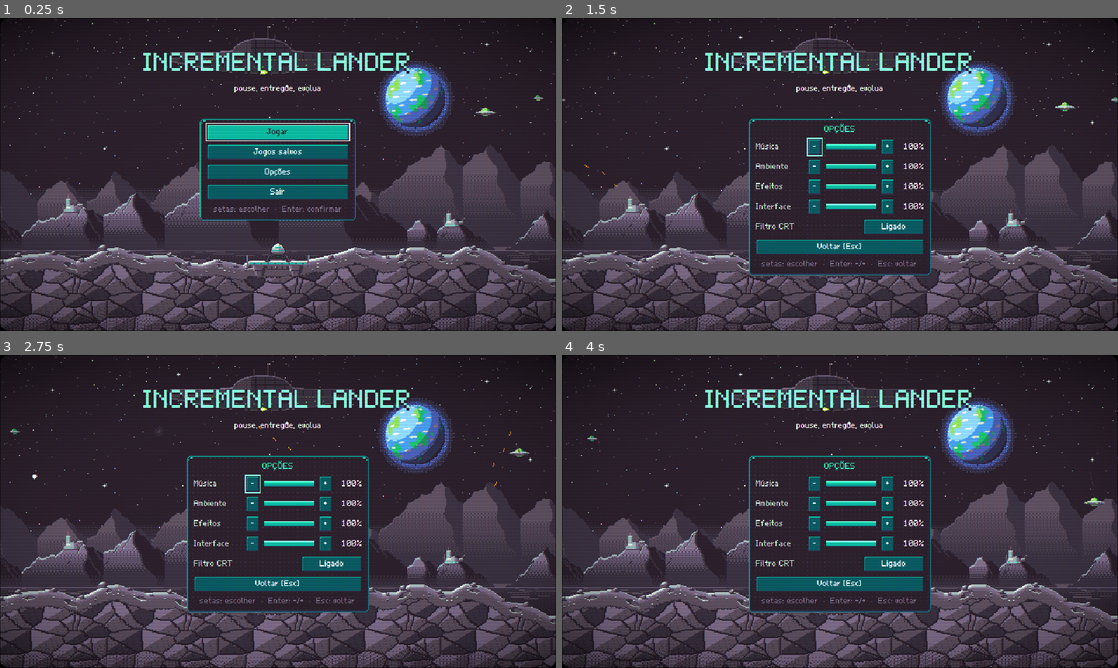
Above: before the commit, frames 1-4 (two rows, left to right).
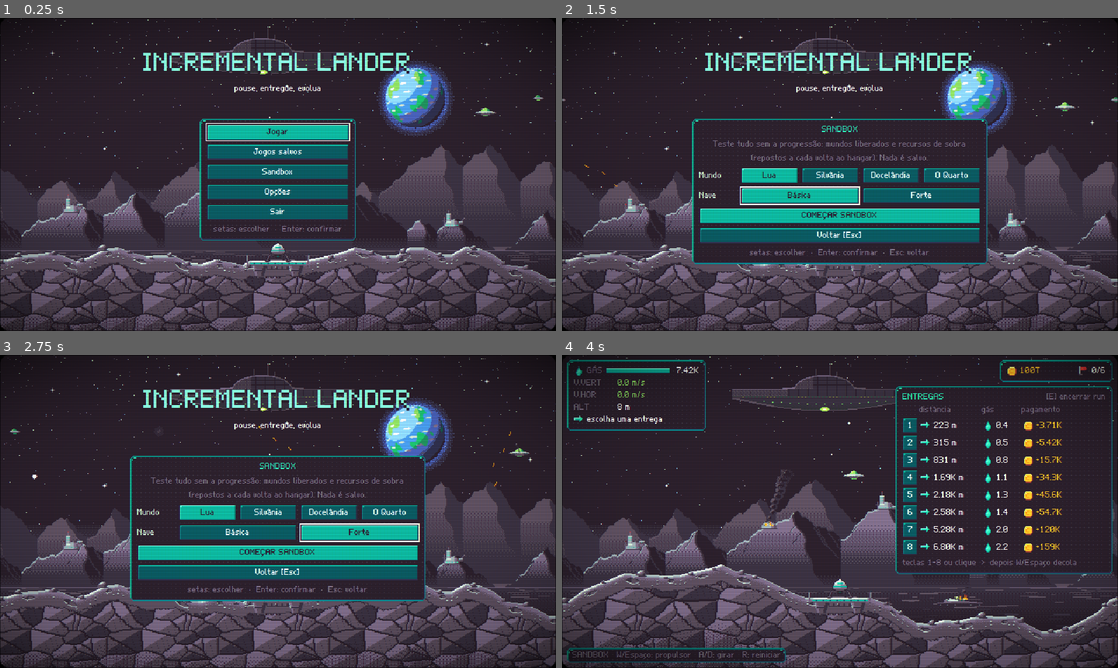
Above: after the commit, the same moments.

Repository: valdersonjr/incremental-lander
Game: Godot game, scene res://game/main.tscn
Two runs of this game, one before a commit and one after it. Both use one fixed random seed, a clock stepped at 60 frames per second and the inputs below.
Inputs (mouse positions are in pixels of both pictures, inside the frame that each line leads up to):
- Up to frame 1 (0.25 s): no input
- Up to frame 2 (1.5 s): click (840, 171) at 0.5 s, where only the run after the commit has a clickable "Sandbox"; click (801, 196) at 1.25 s, where only the run after the commit has a clickable "Básica"
- Up to frame 3 (2.75 s): click (361, 533) at 2 s, where only the run after the commit has a clickable "Forte"
- Up to frame 4 (4 s): click (840, 552) at 2.75 s, where only the run after the commit has a clickable "COMEÇAR SANDBOX"; click (840, 646) at 3.5 s, where only the run after the commit has a clickable "DECOLAR [Enter]"

The runs differ from the first frame. In frame 1, 1.8% of the frame differs, in the area x 35-64%, y 48-72%; in frame 2, 15%; in frame 3, 15%; in frame 4, 28%, in the area x 0-100%, y 0-100%.

Commit message:
Modo sandbox no menu inicial: escolhe mundo e nave, tudo liberado, recursos repostos, nada é salvo
- Sandbox.begin/top_up/end (scripts/save/sandbox.gd) + data/world.json > sandbox; regras iguais, só o estado da sessão muda
- SaveManager.sandbox: grava só as opções; load/new/delete de jogos bloqueados; telemetria desligada
- Hangar "SANDBOX: nada é salvo", HUD "SANDBOX"; menu do jogo com "Sair do sandbox" e sem "Novo jogo"
- HUD sem "Esc: pausa" (preferência do usuário); teste de integração sandbox_flow (save no disco intacto)
Demo idêntico à linha de base.

Co-Authored-By: Claude Opus 5.5 <noreply@anthropic.com>
Claude-Session: https://claude.ai/code/session_01JhKCi9Us7j2H5LJGQ5fDNT

Diff:
--- a/autoload/save_manager.gd
+++ b/autoload/save_manager.gd
@@ -13,6 +13,8 @@
 var BAK := "user://save.bak"
 
 var enabled := true
+## Modo sandbox (Sandbox.begin/end): o jogo de teste nunca e gravado; so as opcoes globais.
+var sandbox := false
 ## Jogo salvo em uso (1..SLOTS): o autosave grava nele.
 var slot := 1
 var _dir := "user://"
@@ -71,6 +73,8 @@
 	if not enabled:
 		return false
 	_save_prefs()
+	if sandbox:
+		return false
 	var f := FileAccess.open(TMP, FileAccess.WRITE)
 	if f == null:
 		push_warning("save: nao abriu %s" % TMP)
@@ -106,6 +110,9 @@
 
 ## Passa a usar o jogo salvo n: carrega o progresso dele (ou comeca do zero, se vazio). As opcoes nao mudam.
 func load_slot(n: int) -> void:
+	if sandbox:                                               # jogos salvos so mudam fora do sandbox
+		push_warning("save: load_slot ignorado no sandbox")
+		return
 	var settings: Dictionary = GameState.settings.duplicate()
 	_use_slot(n)
 	GameState.reset()
@@ -118,6 +125,9 @@
 
 ## Novo jogo no espaco n (padrao: o atual): apaga o progresso dele e passa a usa-lo (mantem as opcoes).
 func new_game(n: int = -1) -> void:
+	if sandbox:                                               # jogos salvos so mudam fora do sandbox
+		push_warning("save: new_game ignorado no sandbox")
+		return
 	if n < 0:
 		n = slot
 	var settings: Dictionary = GameState.settings.duplicate()
@@ -130,6 +140,9 @@
 
 ## Apaga um jogo salvo. Se for o jogo em uso, o estado em memoria volta ao inicio (sem gravar nada).
 func delete_slot(n: int) -> void:
+	if sandbox:                                               # jogos salvos so mudam fora do sandbox
+		push_warning("save: delete_slot ignorado no sandbox")
+		return
 	if not enabled:
 		return
 	_remove_slot_files(n)
--- a/data/world.json
+++ b/data/world.json
@@ -109,5 +109,11 @@
     "target_distance_m": 800.0,
     "seed": 7
   },
-  "drag_scale": 0.02
+  "drag_scale": 0.02,
+  "sandbox": {
+    "notes": "Modo sandbox (menu inicial): estado de teste, nunca salvo. Recursos repostos a cada visita ao hangar. Nao e economia: so o ponto de partida do teste.",
+    "resources": {"credits": 1e14, "ore": 1e10, "stardust": 1000.0},
+    "unlocked": ["luna", "ares", "kronos"],
+    "strong_levels": {"thrust": 42, "tank": 38, "efficiency": 35, "contracts": 30, "gear": 12, "refinery": 8}
+  }
 }
--- a/game/hangar/hangar.gd
+++ b/game/hangar/hangar.gd
@@ -65,7 +65,7 @@
 	var focus_key := _focused_key()
 	var planet := GameState.current_planet
 	theme = UiKit.theme_for(planet)                            # a cor do hangar acompanha o mundo atual
-	_planet.text = _planet_name(planet)
+	_planet.text = _planet_name(planet) + ("   ·   SANDBOX: nada é salvo" if Sandbox.active() else "")
 	_fill_resources()
 	_fill_ship(planet)
 	_clear(_rows)
--- a/game/hud/hud.gd
+++ b/game/hud/hud.gd
@@ -4,7 +4,7 @@
 extends Control
 
 const TOAST_SECONDS := 2.5
-const CONTROLS_HINT := "W/Espaço: propulsor   A/D: girar   R: reiniciar   Esc: pausa"
+const CONTROLS_HINT := "W/Espaço: propulsor   A/D: girar   R: reiniciar"
 
 var flight: Flight = null
 var run: RunState = null
@@ -38,8 +38,8 @@
 	flight = p_flight
 	run = p_run
 	flight.delivery_finished.connect(_on_delivery_finished)
-	flight.lander.took_off.connect(func() -> void: _set_status(CONTROLS_HINT))   # resultado antigo nao fica no rodape
-	_set_status(CONTROLS_HINT)
+	flight.lander.took_off.connect(func() -> void: _set_status(_controls_hint()))   # resultado antigo nao fica no rodape
+	_set_status(_controls_hint())
 
 
 func _process(delta: float) -> void:
@@ -87,6 +87,10 @@
 		_show_toast("ENTREGA!", text, &"GoodLabel")
 
 
+func _controls_hint() -> String:
+	return ("SANDBOX   " if Sandbox.active() else "") + CONTROLS_HINT
+
+
 ## Rodape (dica de teclas ou resultado do ultimo pouso) (painel fino no Footer, da largura do texto).
 func _set_status(text: String, variation: StringName = &"DimLabel") -> void:
 	_msg.text = text
--- a/game/main.gd
+++ b/game/main.gd
@@ -44,7 +44,7 @@
 	_ending = ENDING_SCENE.instantiate()
 	_gui.add_child(_ending)
 	_ending.visible = false
-	_ending.closed.connect(func() -> void: _hangar.open())
+	_ending.closed.connect(_open_hangar)
 	Events.goal_reached.connect(_on_goal_reached)
 	_hangar.title_requested.connect(_show_title)
 	_title = TITLE_SCENE.instantiate()
@@ -58,6 +58,11 @@
 		SaveManager.new_game(slot)
 		_start_run())
 	_title.current_slot_changed.connect(_build_title_world)
+	_title.sandbox_requested.connect(func(planet_id: String, strong: bool) -> void:
+		Sandbox.begin(planet_id, strong)
+		_title.visible = false
+		_build_title_world()                                   # fundo do hangar = o mundo escolhido
+		_open_hangar())
 	_title.quit_requested.connect(func() -> void:
 		SaveManager.save_game()
 		get_tree().quit())
@@ -112,8 +117,17 @@
 	_hangar.refresh()
 
 
-## Menu inicial por cima da cena do mundo atual (nave parada na plataforma de partida, sem entrega).
+## Abre o hangar (no sandbox, repoe antes os recursos de teste).
+func _open_hangar() -> void:
+	if Sandbox.active():
+		Sandbox.top_up()
+	_hangar.open()
+
+
+## Menu inicial por cima da cena do mundo atual (nave parada na plataforma de partida, sem entrega). Voltar ao menu
+## encerra o sandbox (o jogo salvo verdadeiro volta).
 func _show_title() -> void:
+	Sandbox.end()
 	_hangar.visible = false
 	_ending.visible = false
 	_build_title_world()
@@ -133,7 +147,7 @@
 func _on_title_play() -> void:
 	_title.visible = false
 	if TitleScreen.has_progress():
-		_hangar.open()
+		_open_hangar()
 	else:
 		_start_run()
 
@@ -248,7 +262,7 @@
 func _on_continue() -> void:
 	_summary.visible = false
 	_hud.visible = false
-	_hangar.open()
+	_open_hangar()
 	if _demo:
 		_demo_shop()
 		await get_tree().create_timer(float(_args.get("hangar_wait", 0.5))).timeout
--- a/game/pause/pause_menu.gd
+++ b/game/pause/pause_menu.gd
@@ -1,7 +1,7 @@
 ## Menu do jogo (arte: UiKit), janela modal sobre o mundo escurecido. Dois modos:
 ## FLIGHT (Esc no voo): "PAUSA", congela a arvore (SceneTree.paused), volumes + controles + CONTINUAR.
 ## HANGAR (Esc/Opções no hangar; a Main esconde o hangar): "MENU", volumes + controles + Menu inicial + Novo jogo
-## (2 cliques, Esc cancela) + VOLTAR AO HANGAR. So apresentacao/navegacao: emite sinais, a Main decide o fluxo.
+## (2 cliques, Esc cancela) + VOLTAR AO HANGAR. No sandbox: "Sair do sandbox" no lugar do menu inicial e sem Novo jogo. So apresentacao/navegacao: emite sinais, a Main decide o fluxo.
 ## Roda com PROCESS_MODE_ALWAYS.
 class_name PauseMenu
 extends Control
@@ -67,6 +67,10 @@
 	%GameTitle.visible = hangar
 	%Game.visible = hangar
 	%Continue.text = "VOLTAR AO HANGAR  [Esc]" if hangar else "CONTINUAR  [Esc]"
+	var sandbox := Sandbox.active()                            # no sandbox: sair dele; nunca apagar o jogo salvo
+	%MenuLabel.text = "Voltar ao menu inicial (seu jogo salvo volta intacto)" if sandbox else "Voltar ao menu inicial (salva)"
+	%MenuButton.text = "Sair do sandbox" if sandbox else "Menu inicial"
+	%NewGameRow.visible = not sandbox
 	_show_new_game()
 	visible = true
 	if not hangar:
--- a/game/pause/pause_menu.tscn
+++ b/game/pause/pause_menu.tscn
@@ -82,6 +82,7 @@
 theme_override_constants/separation = 4
 
 [node name="MenuLabel" type="Label" parent="Center/Panel/VBox/Game/MenuRow"]
+unique_name_in_owner = true
 layout_mode = 2
 size_flags_horizontal = 3
 text = "Voltar ao menu inicial (salva)"
@@ -94,6 +95,7 @@
 text = "Menu inicial"
 
 [node name="NewGameRow" type="HBoxContainer" parent="Center/Panel/VBox/Game"]
+unique_name_in_owner = true
 layout_mode = 2
 theme_override_constants/separation = 4
 
--- a/game/title/title_screen.gd
+++ b/game/title/title_screen.gd
@@ -1,6 +1,7 @@
 ## Menu inicial (tela de titulo): fica por cima da cena do mundo atual (nave parada na plataforma, fundo animado).
 ## Continuar (jogo em uso) / Jogos salvos (SaveManager.SLOTS espacos: jogar, novo jogo, apagar com 2 cliques) /
-## Opcoes (volumes) / Sair. Emite sinais; a Main decide o fluxo (carregar, decolar, hangar).
+## Sandbox (testar tudo sem progressao: mundo + nave, nada e salvo) / Opcoes (volumes, CRT) / Sair. Emite sinais; a Main
+## decide o fluxo (carregar, decolar, hangar).
 class_name TitleScreen
 extends Control
 
@@ -13,23 +14,30 @@
 ## O jogo em uso mudou sem sair do menu (foi apagado): a Main refaz a cena de fundo.
 signal current_slot_changed
 signal quit_requested
-
-enum Screen { MENU, SAVES, OPTIONS }
+## Comecar o sandbox no mundo planet_id; strong = nave forte (a Main chama Sandbox.begin e abre o hangar).
+signal sandbox_requested(planet_id: String, strong: bool)
+
+enum Screen { MENU, SAVES, OPTIONS, SANDBOX }
 
 const HINTS := {
 	Screen.MENU: "setas: escolher  ·  Enter: confirmar",
 	Screen.SAVES: "setas: escolher  ·  Enter: confirmar  ·  Esc: voltar",
 	Screen.OPTIONS: "setas: escolher  ·  Enter: -/+  ·  Esc: voltar",
+	Screen.SANDBOX: "setas: escolher  ·  Enter: confirmar  ·  Esc: voltar",
 }
 
 var _screen := Screen.MENU
 ## Confirmacao pendente na lista de jogos ("" ou "del:N").
 var _confirm := ""
+## Escolhas da tela do sandbox.
+var _sb_planet := "luna"
+var _sb_strong := true
 
 @onready var _info: HBoxContainer = %Info
 @onready var _menu: VBoxContainer = %Menu
 @onready var _saves: VBoxContainer = %Saves
 @onready var _options: VBoxContainer = %Options
+@onready var _sandbox: VBoxContainer = %Sandbox
 
 
 func _ready() -> void:
@@ -38,6 +46,7 @@
 		play_requested.emit())
 	%SavesButton.pressed.connect(func() -> void: _set_screen(Screen.SAVES))
 	%OptionsButton.pressed.connect(func() -> void: _set_screen(Screen.OPTIONS))
+	%SandboxButton.pressed.connect(func() -> void: _set_screen(Screen.SANDBOX))
 	%Quit.pressed.connect(func() -> void:
 		Sound.ui("click")
 		quit_requested.emit())
@@ -75,12 +84,14 @@
 	_menu.visible = s == Screen.MENU
 	_saves.visible = s == Screen.SAVES
 	_options.visible = s == Screen.OPTIONS
+	_sandbox.visible = s == Screen.SANDBOX
 	%Hint.text = HINTS[s]
 	match s:
 		Screen.MENU:
 			_refresh_menu()
 			# voltar de uma subtela devolve o cursor ao botao dela
-			var focus: Button = {Screen.SAVES: %SavesButton, Screen.OPTIONS: %OptionsButton}.get(back_from, %Play)
+			var focus: Button = {Screen.SAVES: %SavesButton, Screen.OPTIONS: %OptionsButton,
+					Screen.SANDBOX: %SandboxButton}.get(back_from, %Play)
 			focus.grab_focus()
 		Screen.SAVES:
 			Sound.ui("click")
@@ -88,6 +99,9 @@
 		Screen.OPTIONS:
 			Sound.ui("click")
 			_fill_options()
+		Screen.SANDBOX:
+			Sound.ui("click")
+			_fill_sandbox()
 
 
 func _refresh_menu() -> void:
@@ -248,6 +262,67 @@
 	first.grab_focus()
 
 
+# --- sandbox -----------------------------------------------------------------------------------------------------
+
+## Escolha do mundo (os 4) e da nave; o selecionado e o botao cheio. COMECAR emite sandbox_requested.
+func _fill_sandbox(focus_key: String = "sb:start") -> void:
+	for c in _sandbox.get_children():
+		if c.name != &"SandboxTitle":
+			_sandbox.remove_child(c)
+			c.queue_free()
+	var about := Label.new()
+	about.text = "Teste tudo sem a progressão: mundos liberados e recursos de sobra\n(repostos a cada volta ao hangar). Nada é salvo."
+	about.theme_type_variation = &"DimLabel"
+	about.horizontal_alignment = HORIZONTAL_ALIGNMENT_CENTER
+	_sandbox.add_child(about)
+	var worlds := []
+	for p: Dictionary in EconMath.spec["planets"]:
+		worlds.append([str(p["id"]), _planet_name(str(p["id"]))])
+	_sandbox.add_child(_choice_row("Mundo", worlds, _sb_planet, func(v: String) -> void: _sb_planet = v))
+	_sandbox.add_child(_choice_row("Nave", [["base", "Básica"], ["strong", "Forte"]], "strong" if _sb_strong else "base",
+			func(v: String) -> void: _sb_strong = v == "strong"))
+	var start := Button.new()
+	start.text = "COMEÇAR SANDBOX"
+	start.theme_type_variation = &"PrimaryButton"
+	start.set_meta(&"focus_key", "sb:start")
+	start.pressed.connect(func() -> void:
+		Sound.ui("click")
+		sandbox_requested.emit(_sb_planet, _sb_strong))
+	_sandbox.add_child(start)
+	var back := Button.new()
+	back.text = "Voltar [Esc]"
+	back.set_meta(&"focus_key", "sb:back")
+	back.pressed.connect(func() -> void: _set_screen(Screen.MENU))
+	_sandbox.add_child(back)
+	for b: Node in _sandbox.find_children("*", "Button", true, false):
+		if b.get_meta(&"focus_key", "") == focus_key:
+			(b as Button).grab_focus.call_deferred()
+
+
+## Linha de escolha unica: rotulo | botoes (o atual em destaque cheio). Escolher refaz a tela mantendo o foco.
+func _choice_row(title: String, options: Array, current: String, pick: Callable) -> HBoxContainer:
+	var row := HBoxContainer.new()
+	row.add_theme_constant_override(&"separation", 4)
+	var l := Label.new()
+	l.text = title
+	l.custom_minimum_size = Vector2(44, 0)
+	row.add_child(l)
+	for o: Array in options:
+		var b := Button.new()
+		b.text = str(o[1])
+		b.custom_minimum_size = Vector2(66, 15)
+		b.size_flags_horizontal = Control.SIZE_EXPAND_FILL
+		b.theme_type_variation = &"PrimaryButton" if o[0] == current else &""
+		var key := "sb:%s:%s" % [title, o[0]]
+		b.set_meta(&"focus_key", key)
+		b.pressed.connect(func() -> void:
+			Sound.ui("click")
+			pick.call(str(o[0]))
+			_fill_sandbox(key))
+		row.add_child(b)
+	return row
+
+
 # --- utilitarios -------------------------------------------------------------------------------------------------
 
 func _clear(box: Node) -> void:
--- a/game/title/title_screen.tscn
+++ b/game/title/title_screen.tscn
@@ -77,6 +77,12 @@
 layout_mode = 2
 text = "Jogos salvos"
 
+[node name="SandboxButton" type="Button" parent="Panel/VBox/Menu"]
+unique_name_in_owner = true
+layout_mode = 2
+tooltip_text = "teste tudo sem a progressão (nada é salvo)"
+text = "Sandbox"
+
 [node name="OptionsButton" type="Button" parent="Panel/VBox/Menu"]
 unique_name_in_owner = true
 layout_mode = 2
@@ -111,6 +117,18 @@
 text = "JOGOS SALVOS"
 horizontal_alignment = 1
 
+[node name="Sandbox" type="VBoxContainer" parent="Panel/VBox"]
+unique_name_in_owner = true
+visible = false
+layout_mode = 2
+theme_override_constants/separation = 4
+
+[node name="SandboxTitle" type="Label" parent="Panel/VBox/Sandbox"]
+layout_mode = 2
+theme_type_variation = &"SectionLabel"
+text = "SANDBOX"
+horizontal_alignment = 1
+
 [node name="Hint" type="Label" parent="Panel/VBox"]
 unique_name_in_owner = true
 layout_mode = 2
--- /dev/null
+++ b/scripts/save/sandbox.gd
@@ -0,0 +1,59 @@
+## Modo sandbox (menu inicial): testar tudo sem a progressao. So troca o ESTADO da sessao (GameState) por um ponto de
+## partida de teste (data/world.json > sandbox); as regras sao as mesmas do jogo. Antes de entrar, o jogo em uso e
+## salvo e copiado em memoria; durante, o SaveManager so grava as opcoes e a telemetria nao registra; ao sair, a copia
+## volta (com as opcoes mudadas no sandbox).
+class_name Sandbox
+extends RefCounted
+
+## Estado verdadeiro guardado na entrada (GameState.save_state, copia profunda).
+static var _real: Dictionary = {}
+static var _telemetry_was := true
+
+
+static func active() -> bool:
+	return SaveManager.sandbox
+
+
+## Entra no sandbox no mundo planet_id; strong = nave com upgrades altos (voa em todos os mundos), senao nave basica.
+static func begin(planet_id: String, strong: bool) -> void:
+	SaveManager.save_game()                                    # o progresso verdadeiro fica guardado antes
+	_real = GameState.save_state().duplicate(true)
+	SaveManager.sandbox = true
+	_telemetry_was = Telemetry.enabled
+	Telemetry.enabled = false                                  # voos de teste nao entram na calibracao
+	var cfg: Dictionary = WorldConfig.load_config()["sandbox"]
+	var settings: Dictionary = GameState.settings.duplicate()
+	GameState.reset()
+	GameState.settings = settings
+	GameState.unlocked_planets.assign(cfg["unlocked"])
+	if not planet_id in GameState.unlocked_planets:            # comecar no mundo final: ja liberado, sem tela de final
+		GameState.unlocked_planets.append(planet_id)
+		GameState.reached_goal = true
+	GameState.current_planet = planet_id
+	GameState.runs_done = 1
+	if strong:
+		var lv: Dictionary = cfg["strong_levels"]
+		for id: String in lv:
+			GameState.levels[id] = int(lv[id])
+	top_up()
+
+
+## Repoe os recursos de teste (chamado a cada visita ao hangar; o recomeco zera e a proxima visita repoe).
+static func top_up() -> void:
+	var res: Dictionary = WorldConfig.load_config()["sandbox"]["resources"]
+	for id: String in res:
+		GameState.resources[id] = maxf(GameState.amount(id), float(res[id]))
+		Events.resources_changed.emit(id, GameState.resources[id])
+
+
+## Sai do sandbox: devolve o jogo verdadeiro (as opcoes mudadas no sandbox ficam) e volta a gravar.
+static func end() -> void:
+	if not SaveManager.sandbox:
+		return
+	var settings: Dictionary = GameState.settings.duplicate()
+	_real["settings"] = settings
+	GameState.apply_save_state(_real)
+	_real = {}
+	SaveManager.sandbox = false
+	Telemetry.enabled = _telemetry_was
+	SaveManager.save_game()
--- /dev/null
+++ b/tests/integration/sandbox_flow.gd
@@ -0,0 +1,89 @@
+## Teste de integracao do modo sandbox: menu inicial -> sandbox (Docelandia, nave forte) -> hangar com tudo liberado e
+## recursos de teste -> compra -> o save no disco NAO muda -> Esc -> "Sair do sandbox" -> o jogo verdadeiro volta
+## intacto -> sandbox no Quarto (sem tela de final). Pasta propria (user://itest_sandbox), nunca o save real.
+## Imprime SANDBOX_FLOW_TEST OK ou FALHOU.
+extends Node
+
+const MAIN := preload("res://game/main.tscn")
+
+var _main: Node
+var _f := 0
+var _log: Array[String] = []
+var _ok := true
+
+
+func _ready() -> void:
+	process_mode = Node.PROCESS_MODE_ALWAYS
+	SaveManager.set_dir("user://itest_sandbox")
+	SaveManager.enabled = true                                 # aqui o save grava de verdade (na pasta do teste)
+	for f: String in ["save.json", "save.bak", "settings.json"]:
+		DirAccess.remove_absolute(ProjectSettings.globalize_path("user://itest_sandbox".path_join(f)))
+	GameState.reset()
+	GameState.runs_done = 5                                    # o "jogo verdadeiro"
+	GameState.resources["credits"] = 123.0
+	SaveManager.save_game()
+	_main = MAIN.instantiate()
+	_main.process_mode = Node.PROCESS_MODE_PAUSABLE
+	add_child(_main)
+
+
+func _check(what: String, cond: bool) -> void:
+	_log.append("%s=%s" % [what, cond])
+	_ok = _ok and cond
+
+
+func _disk_credits() -> float:
+	var d: Variant = JSON.parse_string(FileAccess.get_file_as_string(SaveManager.slot_files(1)["path"]))
+	var back := SaveData.deserialize(d)
+	return float(back["state"]["resources"]["credits"]) if back["ok"] else -1.0
+
+
+func _key(code: Key) -> void:
+	for p: bool in [true, false]:
+		var ev := InputEventKey.new()
+		ev.keycode = code
+		ev.physical_keycode = code
+		ev.pressed = p
+		Input.parse_input_event(ev)
+
+
+func _process(_d: float) -> void:
+	_f += 1
+	var title: TitleScreen = _main._title
+	var hangar: Hangar = _main._hangar
+	var menu: PauseMenu = _main._pause
+	match _f:
+		10:
+			title.sandbox_requested.emit("kronos", true)
+		20:
+			_check("hangar", hangar.visible and Sandbox.active())
+			_check("mundo", GameState.current_planet == "kronos")
+			_check("mundos_liberados", ["luna", "ares", "kronos"].all(func(p: String) -> bool:
+				return p in GameState.unlocked_planets))
+			_check("recursos", GameState.amount("credits") >= 1e14 and GameState.amount("stardust") >= 1000.0)
+			_check("nave_forte", int(GameState.levels.get("thrust", 0)) == 42)
+			_check("sem_telemetria", not Telemetry.enabled)
+			_check("compra", GameState.buy_upgrade("tank"))
+			SaveManager.save_game()
+		30:
+			_check("disco_intacto", is_equal_approx(_disk_credits(), 123.0))
+			_key(KEY_ESCAPE)
+		40:
+			_check("menu_sair", menu.visible and (menu.find_child("MenuButton", true, false) as Button).text == "Sair do sandbox")
+			_check("sem_novo_jogo", not (menu.find_child("NewGameRow", true, false) as Control).visible)
+			(menu.find_child("MenuButton", true, false) as Button).pressed.emit()
+		50:
+			_check("titulo", title.visible and not Sandbox.active())
+			_check("jogo_volta", GameState.runs_done == 5 and is_equal_approx(GameState.amount("credits"), 123.0)
+					and GameState.current_planet == "luna")
+			_check("telemetria_volta", Telemetry.enabled)
+			_check("disco_ainda_intacto", is_equal_approx(_disk_credits(), 123.0))
+			title.sandbox_requested.emit("titan", false)
+		60:
+			_check("quarto_sem_final", GameState.current_planet == "titan" and not _main._ending.visible and hangar.visible)
+			_main._show_title()
+		70:
+			_check("saiu_de_novo", not Sandbox.active() and GameState.runs_done == 5)
+			print("SANDBOX_FLOW_LOG ", " | ".join(_log))
+			print("SANDBOX_FLOW_TEST ", "OK" if _ok else "FALHOU")
+			get_tree().quit()
--- /dev/null
+++ b/tests/integration/sandbox_flow.tscn
@@ -0,0 +1,6 @@
+[gd_scene format=3]
+
+[ext_resource type="Script" path="res://tests/integration/sandbox_flow.gd" id="1_sb"]
+
+[node name="SandboxFlow" type="Node"]
+script = ExtResource("1_sb")
--- a/tests/visual/flight_ui_preview.gd
+++ b/tests/visual/flight_ui_preview.gd
@@ -1,15 +1,17 @@
 ## Previa da interface do voo (HUD, ofertas, rodape, pausa) sobre o jogo real, sem o menu inicial.
 ## gdtool.py capture res://tests/visual/flight_ui_preview.tscn --frames 40 --every 39 -- --no_title [--pause]
-## [--hangar_menu [--confirm]: fim do run -> hangar -> Esc (menu do jogo)] [--delivered | --crashed] [--planet=id --dev_levels=thrust:20] (mundo pesado pede motor, senao o run acaba). O SaveManager se desliga em tests/visual/ (nunca grava o save real).
+## [--sandbox] [--hangar] [--hangar_menu [--confirm]: fim do run -> hangar -> Esc (menu do jogo)] [--delivered | --crashed] [--planet=id --dev_levels=thrust:20] (mundo pesado pede motor, senao o run acaba). O SaveManager se desliga em tests/visual/ (nunca grava o save real).
 extends Node
 
 const MAIN := preload("res://game/main.tscn")
 
 
 func _ready() -> void:
+	var args := OS.get_cmdline_user_args()
+	if "--sandbox" in args:                                    # sessao de sandbox (Docelandia, nave forte)
+		Sandbox.begin("kronos", true)
 	var main := MAIN.instantiate()
 	add_child(main)
-	var args := OS.get_cmdline_user_args()
 	for i in 20:
 		await get_tree().process_frame
 	var hud := main.find_child("Hud", true, false) as Hud
@@ -19,6 +21,8 @@
 				"gas_used": 54.9})
 	if "--pause" in args:
 		(main.find_child("PauseMenu", true, false) as PauseMenu).open()
+	if "--hangar" in args:
+		main._on_continue()
 	if "--hangar_menu" in args:
 		main._on_continue()
 		(main.find_child("Hangar", true, false) as Hangar)._request_menu()
--- a/tests/visual/title_preview.gd
+++ b/tests/visual/title_preview.gd
@@ -1,5 +1,5 @@
 ## Previa do menu inicial. gdtool.py capture res://tests/visual/title_preview.tscn [-- --progress --options --confirm --planet=id]
-## --progress: com jogo salvo (Continuar + resumo). --options: volumes. --saves: lista de jogos salvos (pasta propria
+## --progress: com jogo salvo (Continuar + resumo). --options: volumes. --sandbox: tela do sandbox. --saves: lista de jogos salvos (pasta propria
 ## user://preview_saves com jogos 1 e 3; nunca le o save real). --confirm: com --saves, apagar pedindo confirmacao.
 extends Node
 
@@ -29,6 +29,8 @@
 		t._set_screen(TitleScreen.Screen.SAVES)
 		if "--confirm" in args:
 			t._on_delete(3)
+	if "--sandbox" in args:
+		t._set_screen(TitleScreen.Screen.SANDBOX)
 	if "--options" in args:
 		t._set_screen(TitleScreen.Screen.OPTIONS)
 
Not shown, added: scripts/save/sandbox.gd.uid
Not shown, added: tests/integration/sandbox_flow.gd.uid
Not shown, changed: .claude/skills/godot-dev/references/ui.md
Not shown, changed: docs/ARCHITECTURE.md
Not shown, changed: docs/DECISIONS.md
Not shown, changed: docs/HANDOFF.md
Not shown, changed: docs/ROADMAP.md
